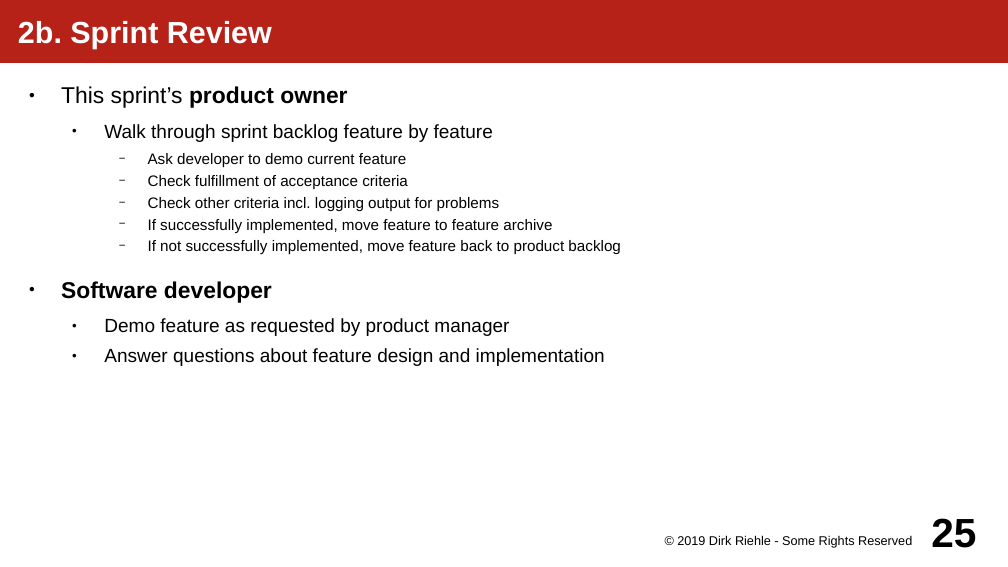
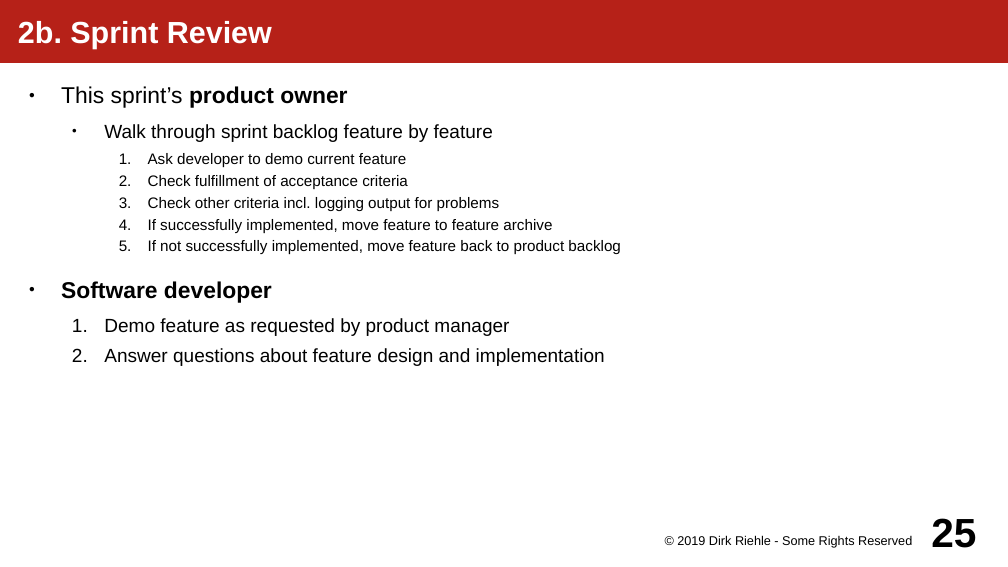
Before and after one commit to dirkriehle/amos-course, a slide deck: slide 25 of Lecture slides/AMOS B01 - Project Crash Course.odp. Drawn at 1008x567 pixels with LibreOffice and Linux fonts; fonts in the diff are those of the drawing. Boxes give left, top, right and bottom in pixels: in the first picture for what was removed or moved away, otherwise in the second. Text is boxed around its words. In the diff, an @@ line names an element or a change of style, - is before the commit and + after.

```diff
--- a/Lecture slides/AMOS B01 - Project Crash Course.odp
+++ b/Lecture slides/AMOS B01 - Project Crash Course.odp
@@ text at bbox=[104, 153, 620, 366]: bullet − to 1.; bullet ● to 1. @@
```
Also in this commit, not shown: 6 other slides changed, 2 other files.
